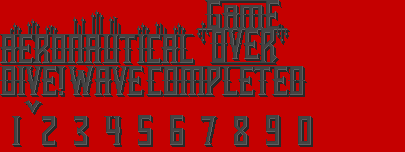
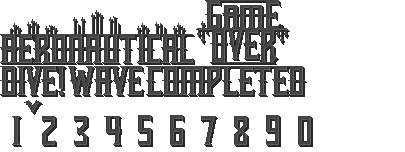
Before/after of a 405x152 layered artwork. What changed in the layer stack:
hid "Layer 1" over [left=0, top=0, right=405, bottom=152]
